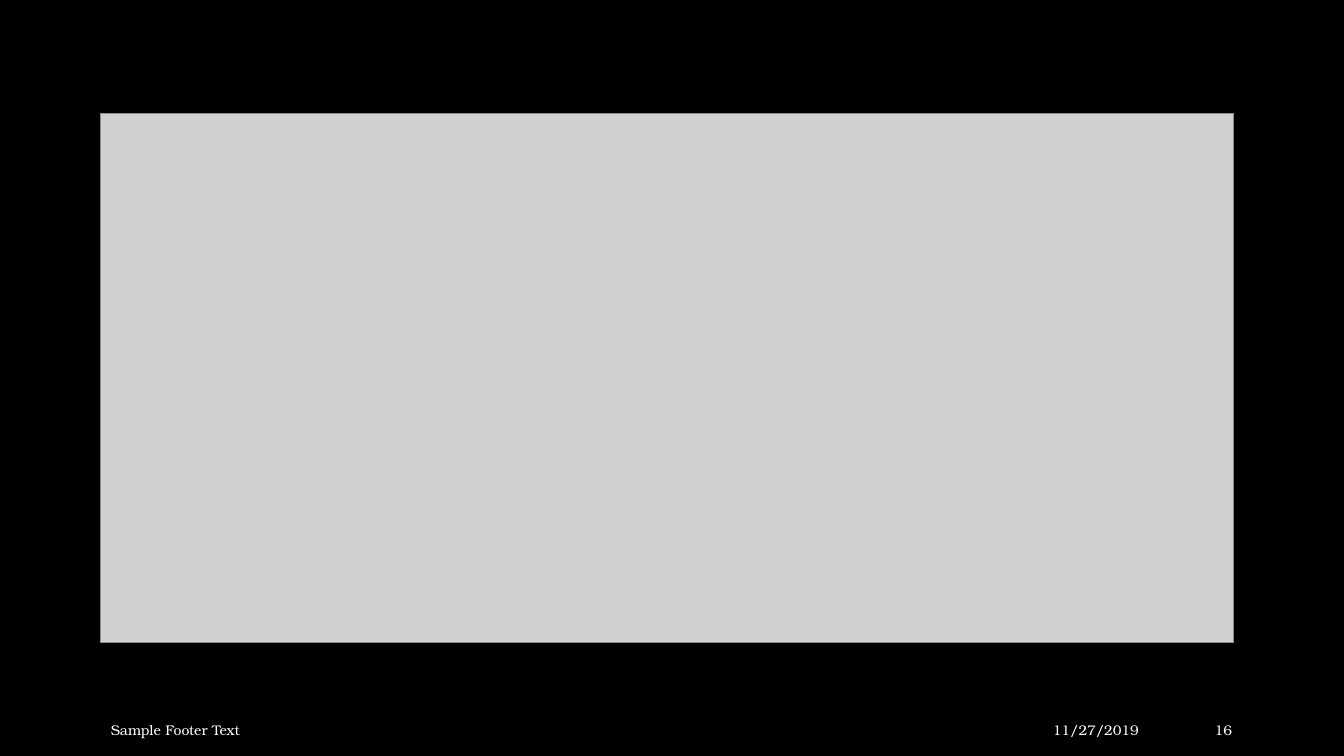
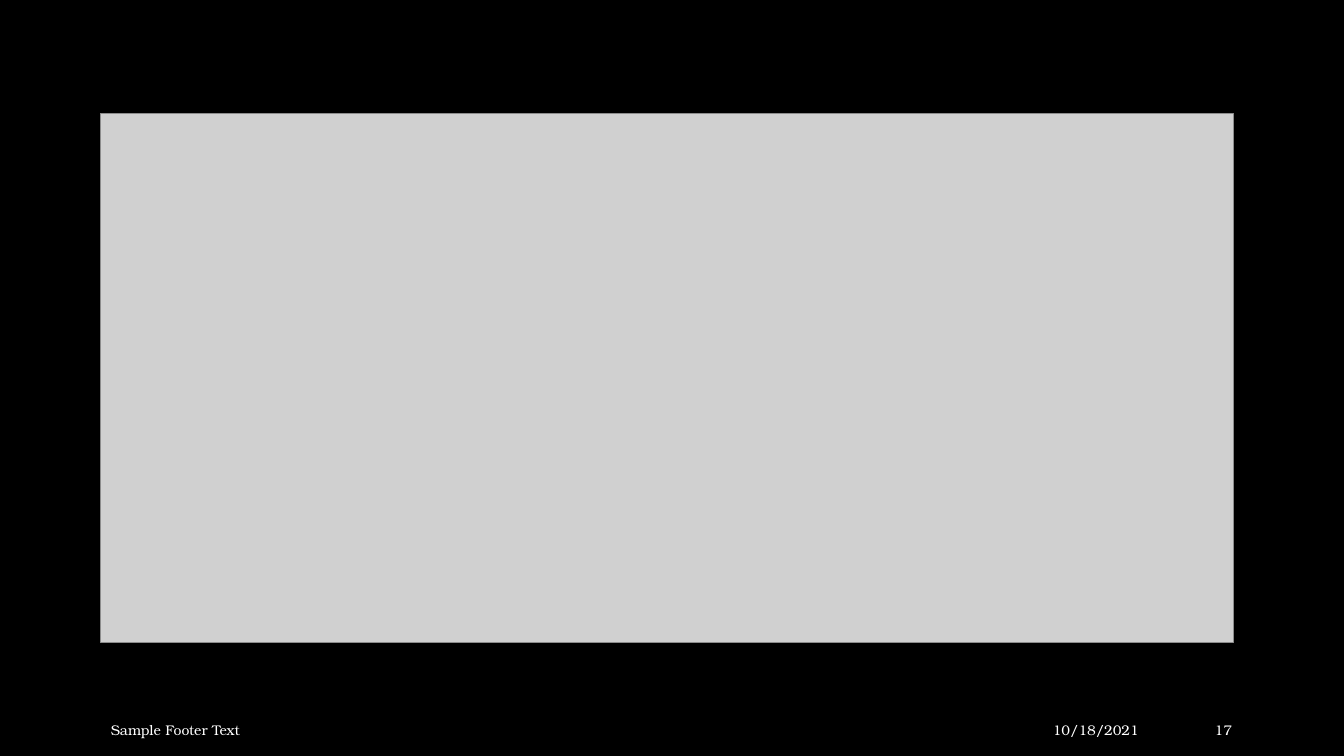
Before and after one commit to talyaron/full-stack, a slide deck: slide 17 of SPA/React/react.pptx (slide 16 before the commit). Drawn at 1344x756 pixels with LibreOffice and Linux fonts; fonts in the diff are those of the drawing; grey boxes stand for pictures; background and template pictures are left out. Boxes give left, top, right and bottom in pixels: in the first picture for what was removed or moved away, otherwise in the second. Text is boxed around its words. In the diff, an @@ line names an element or a change of style, - is before the commit and + after.

```diff
--- a/SPA/React/react.pptx
+++ b/SPA/React/react.pptx
@@ text at [1053,725,1139,737]: text changed @@
-11/27/2019
+10/18/2021
@@ page number at [1215,725,1232,735]: text changed @@
-16
+17
```
Also in this commit, not shown: 1 slide added, 2 other files.
